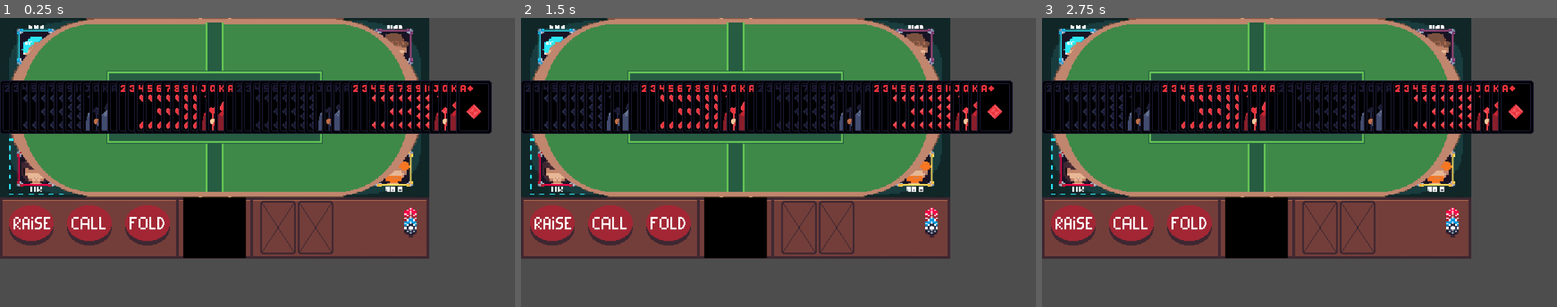
Above: before the commit, frames 1-3 (left to right).
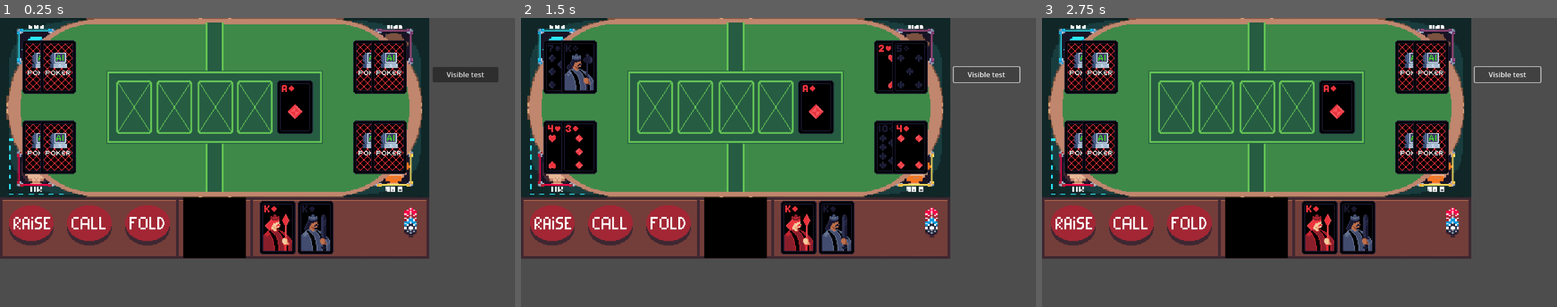
Above: after the commit, the same moments.

Repository: DrRGBaum/PokerAI
Game: Godot game, scene res://scenes/kevin_was_here.tscn
Same seed, same stepped clock (60 frames per second), same inputs: the game is played once before the commit and once after it.
Inputs (mouse positions are in pixels of both pictures, inside the frame that each line leads up to):
- Up to frame 1 (0.25 s): no input
- Up to frame 2 (1.5 s): click (984, 75) at 0.5 s, where only the run after the commit has a clickable "Visible test"; click (984, 75) at 1.25 s, where only the run after the commit has a clickable "Visible test"
- Up to frame 3 (2.75 s): click (1505, 75) at 2 s, where only the run after the commit has a clickable "Visible test"

The runs differ from the first frame. In frame 1, 25% of the frame differs, in the area x 0-97%, y 7-82%; in frame 2, 24%; in frame 3, 24%.

Commit message:
button and cards
fucking functioning button!!!1

Diff:
--- a/scenes/card.tscn
+++ b/scenes/card.tscn
@@ -9,18 +9,27 @@
 
 var color = '' #bsp s für spades
 var number :int
-
-var region_pos = Rect2(560,0,120,60)
-var cardBack = Rect2(560,0,160,60)
+# Rect2(40,60,40,60)
+var regionPos = Rect2(560,0,40,60)
+var cardBack = Rect2(520,180,40,60)
 var isVisible :bool = true
 
 #TODO value handler
+
+func visible(pVisible :bool):
+	isVisible = pVisible
+	if pVisible:
+		$PixelPokerTest.region_rect = regionPos
+	else:
+		$PixelPokerTest.region_rect = cardBack
+	pass
+
 # Called when the node enters the scene tree for the first time.
 func _ready():
 	# numb = value.lstrip(\"scdh_\") to check the number of the card
 	# print(value)
 
-	$PixelPokerTest.region_rect = region_pos
+	$PixelPokerTest.region_rect = regionPos
 	queue_redraw()
 	pass # Replace with function body.
 
--- a/scenes/kevin_was_here.tscn
+++ b/scenes/kevin_was_here.tscn
@@ -15,13 +15,10 @@
 func _ready():
 	var cardStack = $cardStack
 	# cardStack.shuffelCards()
-	cardStack.display()
-
+	# cardStack.display()
+	cardStack.deal()
 	pass # Replace with function body.
 
-func austeilen():
-
-	pass
 
 # Called every frame. 'delta' is the elapsed time since the previous frame.
 func _process(delta):
@@ -39,3 +36,12 @@
 position = Vector2(480, 270)
 scale = Vector2(2, 2)
 texture = ExtResource("1_bf4rc")
+
+[node name="Button" type="Button" parent="."]
+offset_left = 968.0
+offset_top = 110.0
+offset_right = 1115.0
+offset_bottom = 144.0
+text = "Visible test"
+
+[connection signal="pressed" from="Button" to="cardStack" method="_on_button_pressed"]
--- a/scripts/cardStack.gd
+++ b/scripts/cardStack.gd
@@ -7,13 +7,43 @@
 var cardScene = preload("res://scenes/card.tscn")
 
 var stack = []
+var table = []
 var playerHand = []
+var aiPlayer0 = [] # lowkey ineffizient
+var aiPlayer1 = [] # problem für später tbh
+var aiPlayer2 = []
+var aiPlayer3 = []
 
-var tableCards = [Vector2(300,200),Vector2(390,200),Vector2(480,200),Vector2(570,200),Vector2(660,200)]
-var hand = [Vector2(621,470),Vector2(706,470)]
+# hintergrund pixelgröße: 480, 270
+# karten größe 40, 60
+# alle pixelgrößen mal 2 da zwei facher faktor
+var tablePos = [Vector2(300,200),Vector2(390,200),Vector2(480,200),Vector2(570,200),Vector2(660,200)]
+var handPos = [Vector2(621,470),Vector2(706,470)]
 
-func deal(): #karten austeilen
+func placeCards():
+	for i in range(2):
+		playerHand[i].set_position(handPos[i])
+		aiPlayer0[i].set_position(Vector2(90 + (i * 40),290))
+		aiPlayer1[i].set_position(Vector2(90 + (i * 40),110))
+		aiPlayer2[i].set_position(Vector2(830 + (i * 40),110))
+		aiPlayer3[i].set_position(Vector2(830 + (i * 40),290))
+
+		aiPlayer0[i].visible(false)
+		aiPlayer1[i].visible(false)
+		aiPlayer2[i].visible(false)
+		aiPlayer3[i].visible(false)
+	queue_redraw()
+	pass
+
+func deal(): #karten austeilen, legit altmodisch wie irl karten austeilen
+	shuffelCards()
 	playerHand = [stack[0], stack[1]]
+
+	aiPlayer0 = [stack[2], stack[3]]
+	aiPlayer1 = [stack[4], stack[5]]
+	aiPlayer2 = [stack[6], stack[7]]
+	aiPlayer3 = [stack[8], stack[9]]
+	placeCards()
 	pass
 
 func shuffelCards(): # mischt die karten
@@ -34,13 +64,22 @@
 	for i in range(4):
 		for j in range(13):
 			var instance = cardScene.instantiate()
-			instance.region_pos = Rect2(40*j,60*i,40,60)
-			instance.set_position(tableCards[4])
+			instance.regionPos = Rect2(40*j,60*i,40,60)
+			instance.set_position(tablePos[4])
 			stack.append(instance)
 			add_child(instance)
 	pass
 
-
 # Called every frame. 'delta' is the elapsed time since the previous frame.
 func _process(delta):
 	pass
+
+var flip = true
+func _on_button_pressed() -> void:
+	flip = !flip
+	for i in range(2):
+		aiPlayer0[i].visible(flip)
+		aiPlayer1[i].visible(flip)
+		aiPlayer2[i].visible(flip)
+		aiPlayer3[i].visible(flip)
+	pass # Replace with function body.
